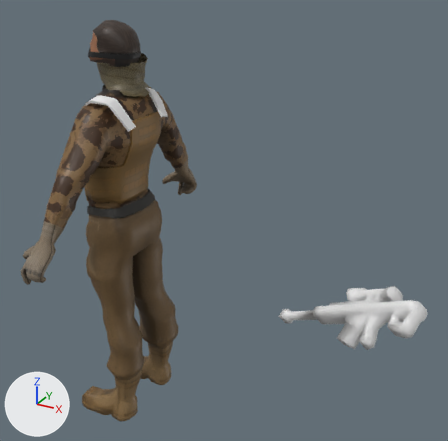
Before and after pictures for a commit that changed the FBX model Assets/Models/Sniper/sniper_Animations.fbx.
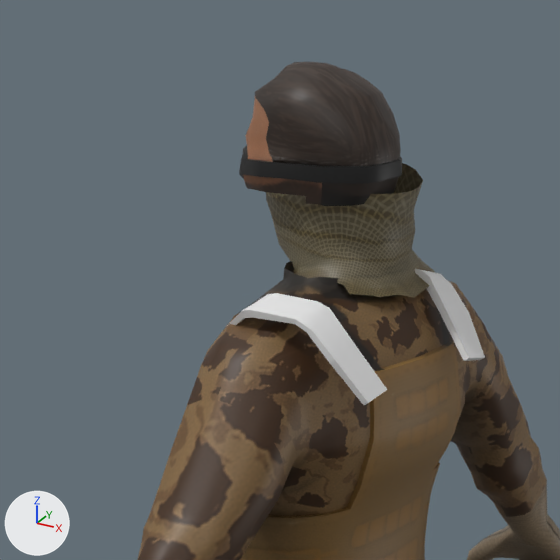
There are two pictures of each version: one whole from a camera (50 mm lens) standing at (0.1302, -0.1631, 0.0917) and looking at (0.0385, 0.0036, 0.0084), one close up on the part from 2% to 43% of the width and 0% to 41% of the height. Arrows for +X, +Y and +Z are at lower left; the lights stay in place. Where no turn or scale is listed for an object, it has been applied to the vertices.
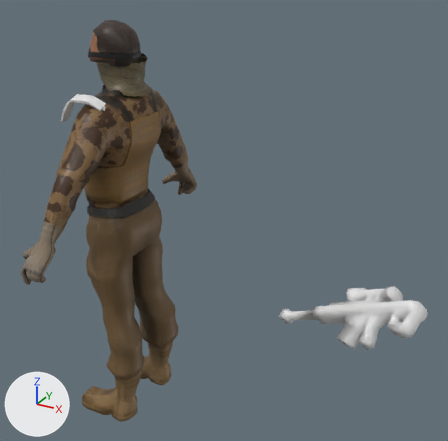
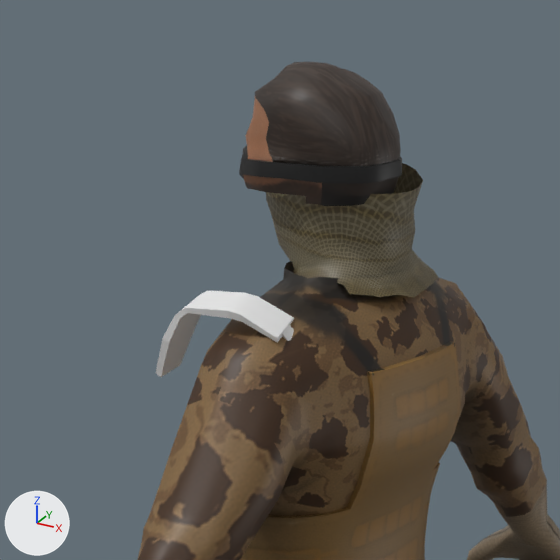
The change in detail:
me_cube_002 has 72 vertices, 64 faces and spans x -1.25..1.11, y -1.27..0.59, z -0.92..0.0.
me_cube_002 is used by ob_cube_002; location (0.0006, -0.0026, 0.0492); rotation (0.0, 3.142, -1.571), in degrees (0, 180, -90); scale (-0.0107, -0.0107, -0.0107).
me_cube_002 part 1: the loose piece of 28 vertices spanning x 0.62..1.11, y -1.27..0.37, z -0.92..0.0 is scaled about the mesh origin by (-1.07, 1.07, 1.07).
me_cube_002 part 2: the loose piece of 28 vertices spanning x -1.25..-0.75, y -1.27..0.37, z -0.92..0.0 is scaled about the mesh origin by (-1.07, 1.07, 1.07).
me_cube_002 part 3: the loose piece of 8 vertices spanning x -1.01..-0.59, y 0.31..0.59, z -0.89..-0.25 is scaled about the mesh origin by (-1.07, 1.07, 1.07).
Object 'Cube_002' (ob_cube_002) turns from (0, 180, -90) to (0, 0, -90) degrees about x, y and z.
Object 'Cube_002' (ob_cube_002) is rescaled from (-0.0107, -0.0107, -0.0107) to (0.01, 0.01, 0.01).

Pixel boxes (x1, y1, x2, y2) of what changed, in the close-ups (560 x 560 px; the box of a moved part takes in the faces that stretch with it):
'Cube_002', reshaped, turned, rescaled: before (227, 269, 485, 405); after (156, 291, 294, 377)
part 1 of me_cube_002, moved or reshaped (not visible afterwards): before (227, 293, 387, 405)
part 2 of me_cube_002, moved or reshaped: before (415, 269, 485, 361); after (156, 291, 294, 377)
part 3 of me_cube_002, moved or reshaped (not visible before): after (282, 325, 294, 341)
